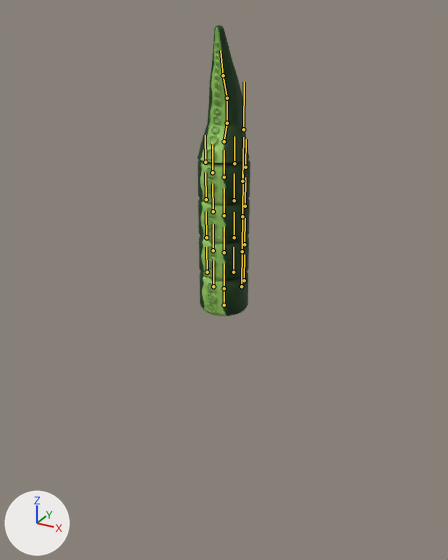
Renders of the FBX model res/enemy/enemy_changed.fbx from each side of a commit.
The view is the same before and after, from a 50 mm lens placed at (6.3, -11.46, 6.38), pointed at (-0.17, 0.3, 0.5). Every picture has the same lights, and +X, +Y and +Z are marked at lower left. The bones that bend it are drawn over the model as lines.

The first picture shows 'bake', 'bake.001', 'bake.002', 'bake.003', 'bake_top'.
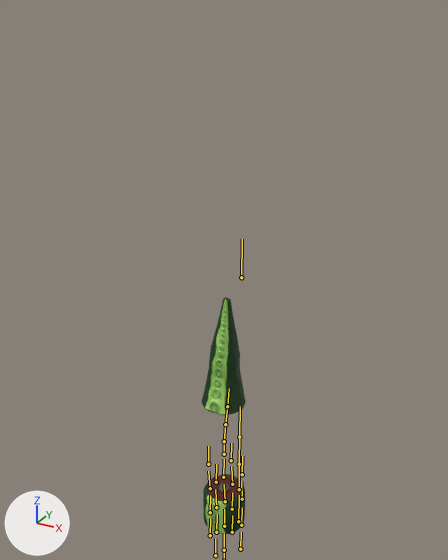
The newer file adds an action. The first version stands in its rest pose; the second is drawn at frame 33 of the action 'Armature|Armature|Armature|Armature|Armature|Armature|Armature|death_1s'.

Where the change shows, as pixel boxes (x1, y1, x2, y2) in the pictures (448 x 560 px):
'bake_top', posed (17% narrower, 16% shorter)
    before: (197, 25, 250, 165)
    after: (202, 297, 246, 415)
'bake.003', posed
    before: (198, 160, 250, 205)
    after: (203, 474, 245, 527)
'bake.001', posed
    before: (199, 236, 249, 280)
    after: (210, 506, 245, 534)
'bake.002', posed
    before: (198, 199, 250, 243)
    after: (217, 494, 245, 527)
'bake', posed
    before: (200, 272, 248, 316)
    after: (203, 504, 238, 534)
bone 'spine1.001', root to tip
    before: (224, 288) to (224, 263)
    after: (224, 550) to (224, 533)
bone 'spine1.002', root to tip
    before: (224, 252) to (224, 227)
    after: (224, 526) to (224, 509)
bone 'spine1.003', root to tip
    before: (224, 215) to (224, 188)
    after: (225, 501) to (224, 484)
bone 'spine1.004', root to tip
    before: (224, 177) to (224, 150)
    after: (223, 477) to (224, 459)
bone 'spine1.005', root to tip
    before: (224, 141) to (227, 123)
    after: (224, 454) to (224, 441)
bone 'spine1.006', root to tip
    before: (227, 123) to (227, 98)
    after: (224, 441) to (225, 424)
bone 'spine1.007', root to tip
    before: (227, 98) to (223, 75)
    after: (225, 424) to (227, 406)
bone 'spine1.008', root to tip
    before: (223, 75) to (220, 50)
    after: (227, 406) to (229, 388)
bone 'seg', root to tip
    before: (241, 286) to (242, 248)
    after: (239, 437) to (240, 406)
bone 'seg.001', root to tip
    before: (242, 251) to (242, 211)
    after: (239, 464) to (239, 434)
bone 'seg.002', root to tip
    before: (242, 216) to (243, 174)
    after: (239, 489) to (239, 461)
bone 'seg.003', root to tip
    before: (242, 181) to (243, 137)
    after: (238, 521) to (239, 495)
bone 'seg.004', root to tip
    before: (243, 129) to (244, 82)
    after: (241, 277) to (242, 239)

Edits to the bpy script that builds the scene:
```text
Change bone_spine1:
    where bone_spine1 = bpy.data.objects['Armature'].pose.bones['spine1']
    bone_spine1.location: (0.0, 0.0, 0.0) -> (0.0, -8.14, 0.0)
Change bone_spine1_001:
    where bone_spine1_001 = bpy.data.objects['Armature'].pose.bones['spine1.001']  # child of 'spine1'
    bone_spine1_001.rotation_quaternion: (1.0, 0.0, 0.0, 0.0) -> (1.0, -0.001, -0.003, -0.008)  # degrees (0, 0, 0) -> degrees (0, 0, -1)
Change bone_spine1_002:
    where bone_spine1_002 = bpy.data.objects['Armature'].pose.bones['spine1.002']  # child of 'spine1.001'
    bone_spine1_002.rotation_quaternion: (1.0, 0.0, 0.0, 0.0) -> (1.0, -0.01, 0.021, 0.001)  # degrees (0, 0, 0) -> degrees (-1, 2, 0)
Change bone_spine1_003:
    where bone_spine1_003 = bpy.data.objects['Armature'].pose.bones['spine1.003']  # child of 'spine1.002'
    bone_spine1_003.rotation_quaternion: (1.0, 0.0, 0.0, 0.0) -> (0.999, 0.025, 0.001, 0.022)  # degrees (0, 0, 0) -> degrees (3, 0, 3)
Change bone_spine1_004:
    where bone_spine1_004 = bpy.data.objects['Armature'].pose.bones['spine1.004']  # child of 'spine1.003'
    bone_spine1_004.rotation_quaternion: (1.0, 0.0, 0.0, 0.0) -> (0.999, -0.03, 0.019, -0.018)  # degrees (0, 0, 0) -> degrees (-3, 2, -2)
Change bone_spine1_005:
    where bone_spine1_005 = bpy.data.objects['Armature'].pose.bones['spine1.005']  # child of 'spine1.004'
    bone_spine1_005.rotation_quaternion: (1.0, 0.0, 0.0, 0.0) -> (0.977, 0.208, 0.02, 0.043)  # degrees (0, 0, 0) -> degrees (24, 1, 5)
Change bone_spine1_006:
    where bone_spine1_006 = bpy.data.objects['Armature'].pose.bones['spine1.006']  # child of 'spine1.005'
    bone_spine1_006.rotation_quaternion: (1.0, 0.0, 0.0, 0.0) -> (0.958, -0.267, 0.061, -0.084)  # degrees (0, 0, 0) -> degrees (-31, 4, -11)
Change bone_spine1_007:
    where bone_spine1_007 = bpy.data.objects['Armature'].pose.bones['spine1.007']  # child of 'spine1.006'
    bone_spine1_007.rotation_quaternion: (1.0, 0.0, 0.0, 0.0) -> (0.976, -0.207, 0.057, -0.042)  # degrees (0, 0, 0) -> degrees (-24, 5, -6)
Change bone_spine1_008:
    where bone_spine1_008 = bpy.data.objects['Armature'].pose.bones['spine1.008']  # child of 'spine1.007'
    bone_spine1_008.rotation_quaternion: (1.0, 0.0, 0.0, 0.0) -> (0.999, 0.049, 0.002, 0.008)  # degrees (0, 0, 0) -> degrees (6, 0, 1)
Change bone_seg:
    where bone_seg = bpy.data.objects['Armature'].pose.bones['seg']
    bone_seg.location: (0.0, 0.0, 0.0) -> (0.0, -4.53, 0.0)
Change bone_seg_001:
    where bone_seg_001 = bpy.data.objects['Armature'].pose.bones['seg.001']
    bone_seg_001.location: (0.0, 0.0, 0.0) -> (0.0, -6.35, 0.0)
Change bone_seg_002:
    where bone_seg_002 = bpy.data.objects['Armature'].pose.bones['seg.002']
    bone_seg_002.location: (0.0, 0.0, 0.0) -> (0.0, -8.15, 0.0)
Change bone_seg_003:
    where bone_seg_003 = bpy.data.objects['Armature'].pose.bones['seg.003']
    bone_seg_003.location: (0.0, 0.0, 0.0) -> (0.0, -10.19, 0.0)
Change bone_seg_004:
    where bone_seg_004 = bpy.data.objects['Armature'].pose.bones['seg.004']
    bone_seg_004.location: (0.0, 0.0, 0.0) -> (0.0, -3.56, 0.0)
```
